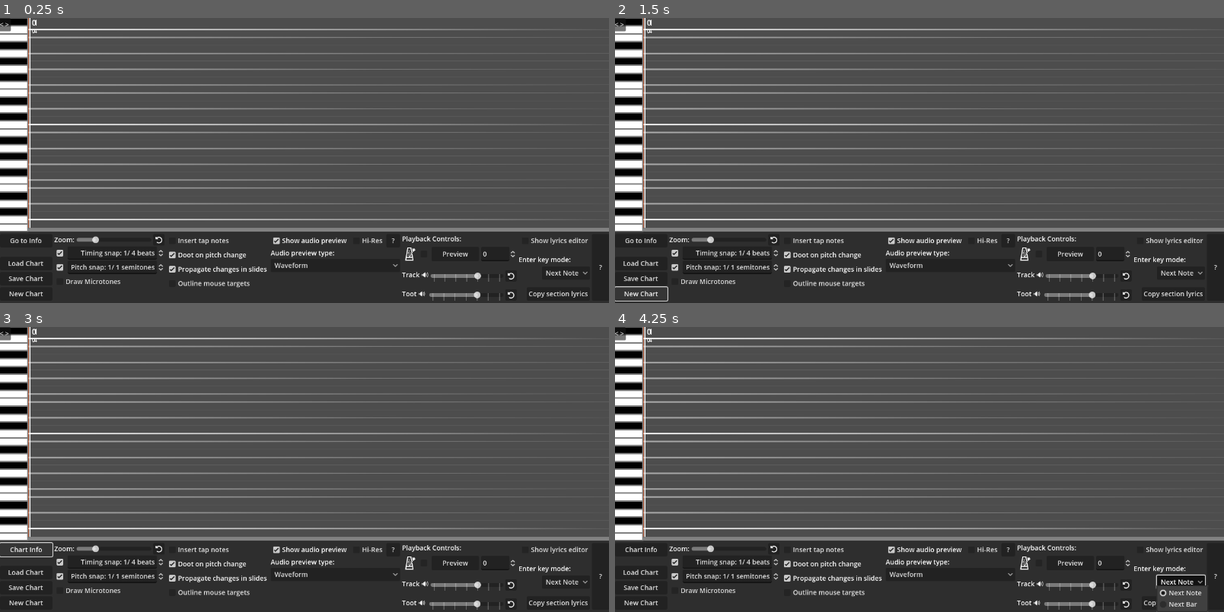
Above: before the commit, frames 1-4 (two rows, left to right).
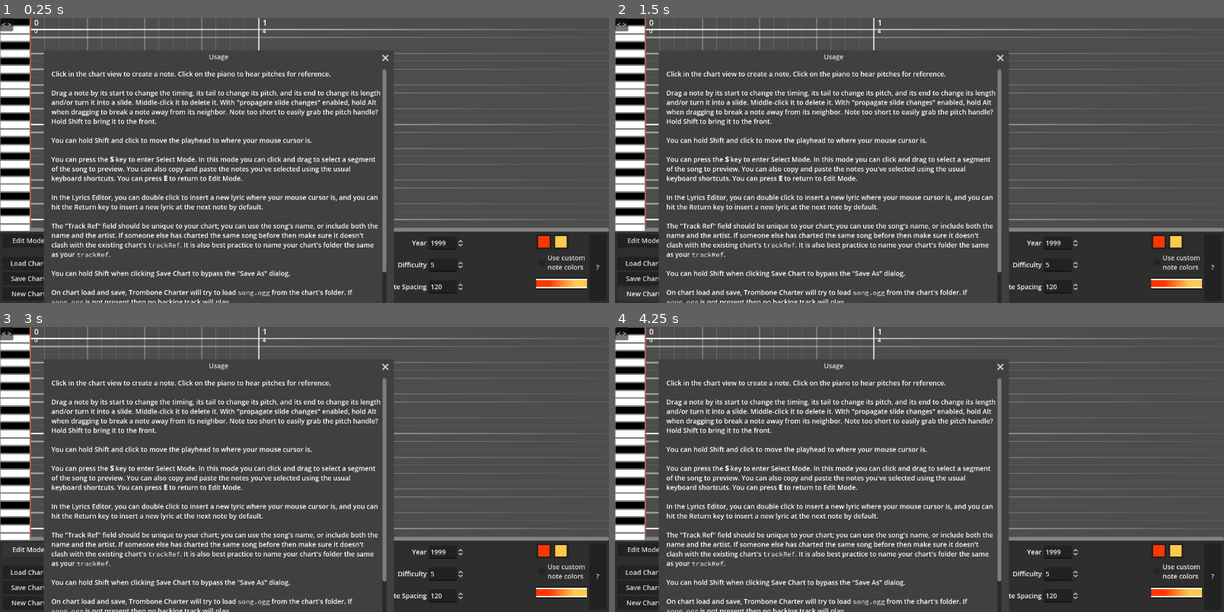
Above: after the commit, the same moments.

Repository: towai/TromboneCharter
Game: Godot game, scene res://main.tscn
Same seed, same stepped clock (60 frames per second), same inputs: the game is played once before the commit and once after it. Sound files missing from this copy of the repository are replaced by a short silence.
Inputs (mouse positions are in pixels of both pictures, inside the frame that each line leads up to):
- Up to frame 1 (0.25 s): no input
- Up to frame 2 (1.5 s): click "Load Chart" at 0.5 s; click "New Chart" at 1.25 s
- Up to frame 3 (3 s): click "New Chart" at 2 s; click "Go to Info" (after the commit: "Edit Mode") at 2.75 s
- Up to frame 4 (4.25 s): click (1181, 583) at 3.5 s, where only the run before the commit has a clickable "Next Note"

The runs differ from the first frame. In frame 1, 19% of the frame differs, in the area x 0-100%, y 0-100%; in frame 2, 19%; in frame 3, 19%; in frame 4, 19%.
Error before the commit: Parse Error: Function "_on_new_chart_pressed" has the same name as a previously declared function. (res://main.gd:170)

Commit message:
i hate github, but this works
getting main.gd up to date with DerpyChap

Diff:
--- a/main.gd
+++ b/main.gd
@@ -100,77 +100,6 @@
 func _on_new_chart_confirmed():
 	tmb = TMBInfo.new()
 	%Settings.use_custom_colors = false
-	%WavPlayer.stream = null
-	print("new tmb")
-	emit_signal("chart_loaded")
-
-
-func _on_load_chart_pressed(): show_popup($LoadDialog)
-func _on_load_dialog_file_selected(path):
-	print("Load tmb from %s" % path)
-	var dir = path.substr(0,path.rfind("/"))
-	if dir == path: dir = path.substr(0,path.rfind("\\"))
-	var err = tmb.load_from_file(path)
-	if err:
-		$ErrorPopup.dialog_text = "TMB load failed.\n%s" % TMBInfo.load_result_string(err)
-		show_popup($ErrorPopup)
-		return
-
-	$SaveDialog.current_dir = dir
-	$SaveDialog.current_path = path
-	cfg.set_value("Config","saved_dir", dir)
-	try_cfg_save()
-	Global.chart_just_loaded = true
-
-	%WavPlayer.stream = null
-
-	emit_signal("chart_loaded")
-	if %Settings.load_wav_on_chart_load:
-		err = try_to_load_wav(dir + "/song.wav")
-		if err:
-			print("No wav loaded -- %s" % error_string(err))
-			if %Settings.convert_ogg:
-				print("Try to convert song.ogg")
-				DirAccess.open(dir)
-				err = DirAccess.get_open_error()
-				if err:
-					print("DirAccess error : %s" % error_string(err))
-					return
-				err = try_to_convert_ogg(dir + "/song.ogg")
-				if !err:
-					var wav_err = try_to_load_wav(dir + "/song.wav")
-					if wav_err: print("no ffmpeg error but couldn't load wav??")
-				else: print("ogg->wav conversion result %d (-1 means ffmpeg was not found)"
-						% err)
-
-	%WAVLoadedLabel.text = "song.wav loaded!" if %WavPlayer.stream != null \
-			else "no ffmpeg!" if err == -1 else "no song.wav loaded!"
-
-
-
-func try_to_load_wav(path:String) -> int:
-	print("Try load wav from %s" % path)
-	var f = FileAccess.open(path,FileAccess.READ)
-	if f == null:
-		var err = FileAccess.get_open_error()
-		return err
-
-	var stream := AudioLoader.loadfile(path, false) as AudioStreamWAV
-	if stream == null :
-		print("stream null?")
-		return ERR_FILE_CANT_READ
-	elif stream.data == null || stream.data.is_empty():
-		print("no data?")
-		return ERR_FILE_CANT_READ
-
-	%WavPlayer.stream = stream
-	return OK
-
-
-func _on_new_chart_pressed(): show_popup($NewChartConfirm)
-func _on_new_chart_confirmed():
-	tmb = TMBInfo.new()
-	%Settings.use_custom_colors = false
 	%TrackPlayer.stream = null
 	print("new tmb")
 	emit_signal("chart_loaded")
--- a/main.tscn
+++ b/main.tscn
@@ -215,13 +215,11 @@
 
 [node name="PianoRoll" type="HBoxContainer" parent="."]
 custom_minimum_size = Vector2(360, 270)
-custom_minimum_size = Vector2(360, 270)
 layout_mode = 2
 size_flags_vertical = 3
 theme_override_constants/separation = 0
 
 [node name="Piano" type="Control" parent="PianoRoll"]
-custom_minimum_size = Vector2(144, 0)
 custom_minimum_size = Vector2(144, 0)
 layout_mode = 2
 mouse_filter = 1
@@ -254,7 +252,6 @@
 [node name="Chart" type="Control" parent="PianoRoll/ChartView"]
 unique_name_in_owner = true
 custom_minimum_size = Vector2(300, 0)
-custom_minimum_size = Vector2(300, 0)
 layout_mode = 2
 size_flags_vertical = 3
 script = ExtResource("9_g46yt")
@@ -315,7 +312,6 @@
 unique_name_in_owner = true
 clip_contents = true
 custom_minimum_size = Vector2(0, 150)
-custom_minimum_size = Vector2(0, 150)
 layout_mode = 2
 script = ExtResource("6_2cfeh")
 
@@ -335,7 +331,6 @@
 [node name="ViewSwitcher" type="Button" parent="Settings/MarginC/HBoxC/Buttons"]
 unique_name_in_owner = true
 custom_minimum_size = Vector2(110, 0)
-custom_minimum_size = Vector2(110, 0)
 layout_mode = 2
 size_flags_vertical = 2
 tooltip_text = "-tooltip_text = \"Swap between chart info (such as length and bpm) and editor settings (such as timing snap and .wav loading).\"
@@ -396,7 +391,6 @@
 
 [node name="Description" type="TextEdit" parent="Settings/MarginC/HBoxC/ChartInfo/SongInfo"]
 unique_name_in_owner = true
-custom_minimum_size = Vector2(240, 0)
 custom_minimum_size = Vector2(240, 0)
 layout_mode = 2
 size_flags_vertical = 3
